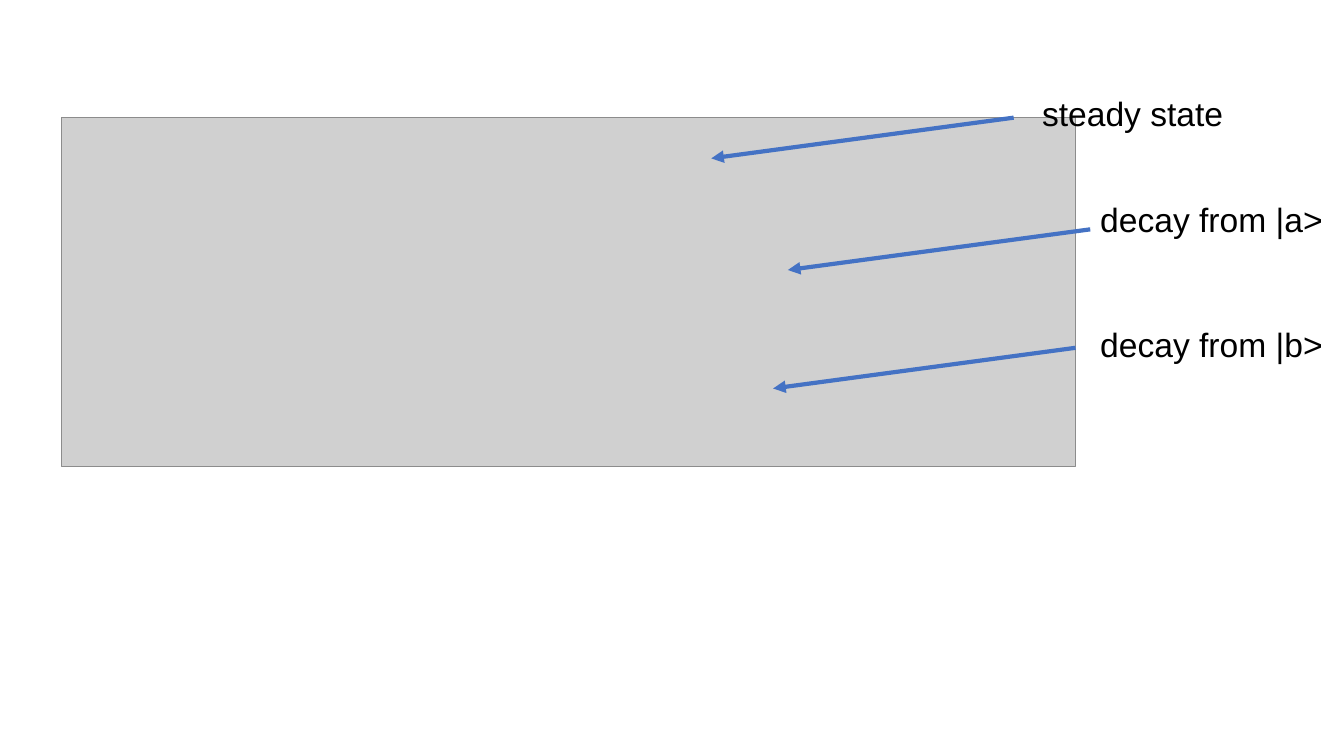
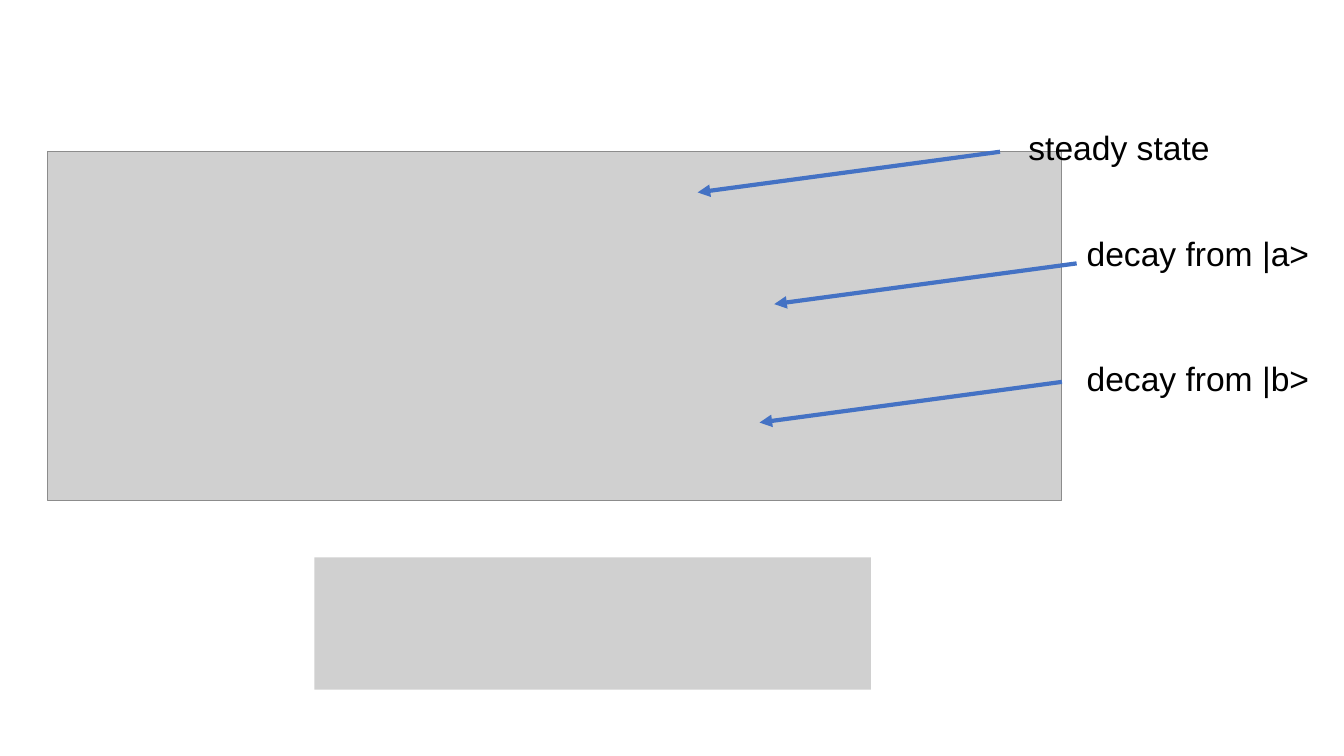
Before and after one commit to youjieyu888/entangle-cascade, a slide deck: slide 11 of New Microsoft PowerPoint Presentation.pptx (slide 9 before the commit). Drawn at 1344x756 pixels with LibreOffice and Linux fonts; fonts in the diff are those of the drawing; grey boxes stand for pictures. Boxes give left, top, right and bottom in pixels: in the first picture for what was removed or moved away, otherwise in the second. Text is boxed around its words. In the diff, an @@ line names an element or a change of style, - is before the commit and + after.

```diff
--- a/New Microsoft PowerPoint Presentation.pptx
+++ b/New Microsoft PowerPoint Presentation.pptx
@@ 3 texts, 3 arrows, 1 picture: place and size @@
-3 texts, 3 arrows, 1 picture at (62,101,1323,467)
+3 texts, 3 arrows, 1 picture at (47,135,1309,501)
@@ picture added at (315,558,871,690) @@
```
Also in this commit, not shown: 2 other slides changed, 8 slides added, 2 slides removed, 8 other files.
